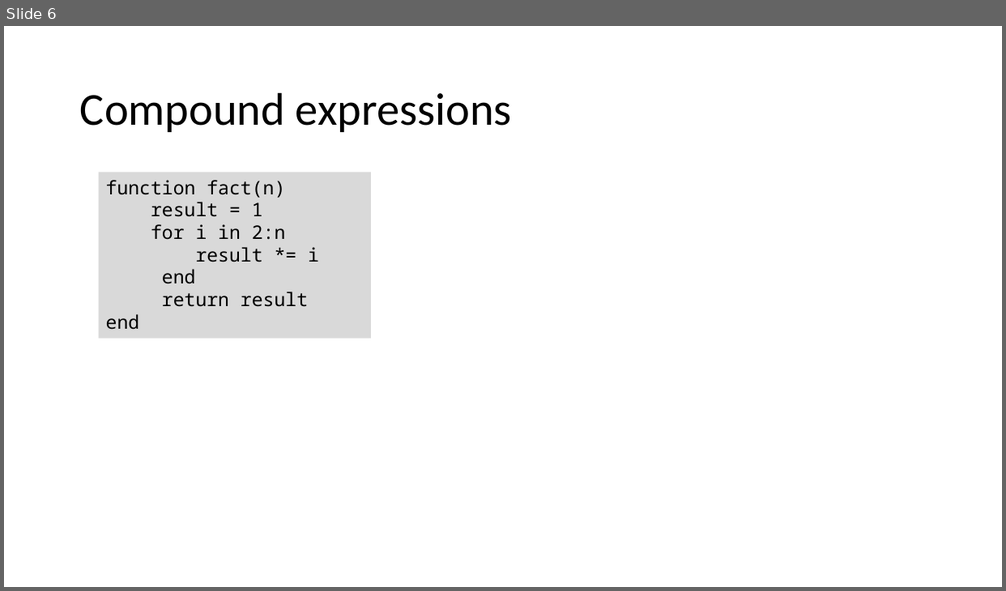
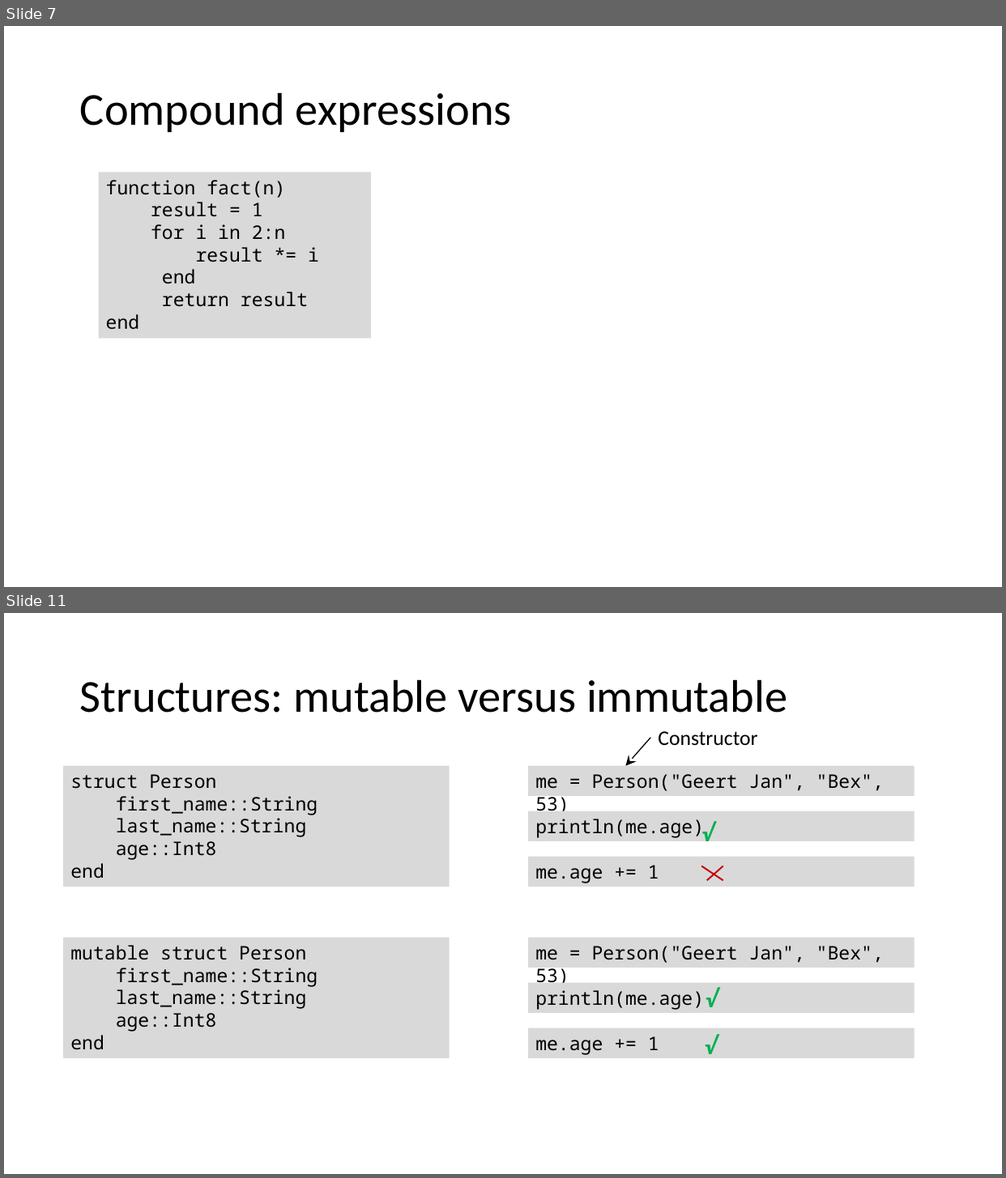
Before and after one commit to gjbex/Julia_good_bad_ugly, a slide deck: Julia,_good_back_ugly.pptx. Shown one above the other, each under a label of ours: slide 6 before the commit, slides 7 and 11 after it; the slides between them are not shown. The pictures are 1006x591 and 1006x1178 pixels, drawn with LibreOffice and Linux fonts; fonts in the diff are those of the drawing. Boxes give left, top, right and bottom in pixels: in the first picture for what was removed or moved away, otherwise in the second. Text is boxed around its words. In the diff, an @@ line names an element or a change of style, - is before the commit and + after.

```diff
--- a/Julia,_good_back_ugly.pptx
+++ b/Julia,_good_back_ugly.pptx
@@ slide 11 added at (4, 613, 1002, 1174), background #FFFFFF @@
@@ title added at (80, 679, 788, 713), 44 pt, text #000000 @@
+Structures: mutable versus immutable
@@ text added at (658, 731, 757, 745), 20 pt, text #000000 @@
+Constructor
@@ arrow added from (651, 737) to (626, 766), #000000 1 pt @@
@@ rectangle added at (63, 766, 450, 887), fill #D9D9D9, 18 pt, text #000000 @@
+struct Person
+first_name::String
+last_name::String
+age::Int8
+end
@@ rectangle added at (528, 766, 914, 796), fill #D9D9D9, 18 pt, text #000000 @@
+me = Person("Geert Jan", "Bex", 53)
@@ rectangle added at (528, 811, 914, 841), fill #D9D9D9, 18 pt, text #000000 @@
+println(me.age)
@@ text added at (694, 814, 723, 851), 24 pt, text #00B050, bold, italic @@
+√
@@ rectangle added at (528, 856, 914, 886), fill #D9D9D9, 18 pt, text #000000 @@
+me.age += 1
@@ line added from (701, 866) to (723, 880), #C00000 1.5 pt @@
@@ line added from (707, 880) to (723, 866), #C00000 1.5 pt @@
@@ rectangle added at (63, 938, 450, 1059), fill #D9D9D9, 18 pt, text #000000 @@
+mutable struct Person
+first_name::String
+last_name::String
+age::Int8
+end
@@ rectangle added at (528, 938, 914, 968), fill #D9D9D9, 18 pt, text #000000 @@
+me = Person("Geert Jan", "Bex", 53)
@@ rectangle added at (528, 983, 914, 1013), fill #D9D9D9, 18 pt, text #000000 @@
+println(me.age)
@@ text added at (698, 979, 727, 1016), 24 pt, text #00B050, bold, italic @@
+√
@@ rectangle added at (528, 1029, 914, 1059), fill #D9D9D9, 18 pt, text #000000 @@
+me.age += 1
@@ text added at (697, 1026, 727, 1063), 24 pt, text #00B050, bold, italic @@
+√
@@ what was slide 6 is now slide 7 @@
```
Also in this commit, not shown: 1 slide changed, 5 other slides added.
